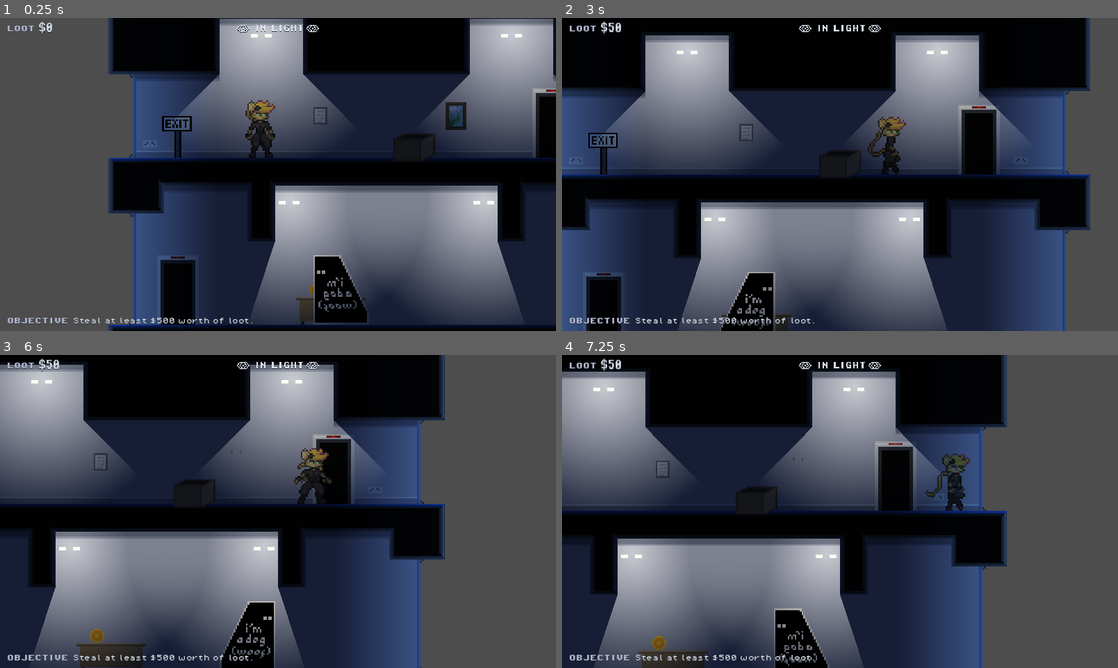
Above: before the commit, frames 1-4 (two rows, left to right).
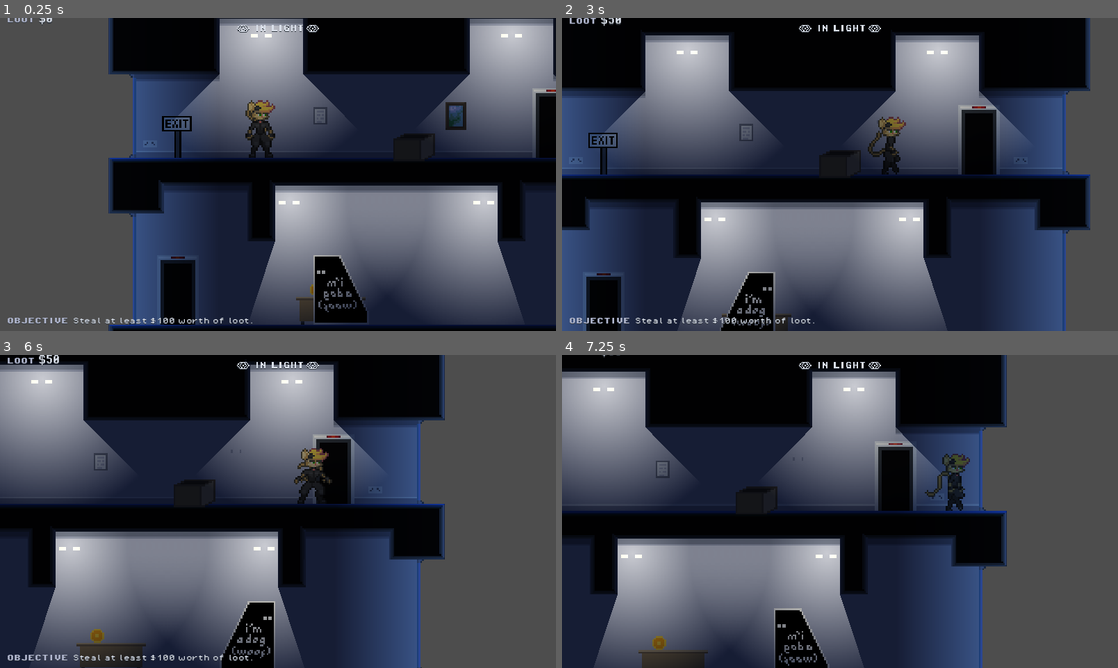
Above: after the commit, the same moments.

Repository: adamscott/catburglar
Game: Godot game, scene res://scenes/testbed.tscn
The game is run twice, just before and just after one commit, with the same random seed, the same clock (stepped at 60 frames per second) and the same inputs. The project has no main scene, so this scene is started directly.
Inputs:
- Up to frame 1 (0.25 s): no input
- Up to frame 2 (3 s): hold Right (right) 0.53-1.28 s; tap X (interact) every 0.75 s from 0.6 to 2.85 s; hold Down (down) 1.28-2.03 s; hold Right (right) from 2.03 s (still down)
- Up to frame 3 (6 s): release Right (right) at 3.53 s; hold Left (left) 3.53-5.03 s; tap X (interact) every 0.75 s from 3.6 to 5.85 s; hold Down (down) 5.03-5.78 s; hold Right (right) from 5.78 s (still down)
- Up to frame 4 (7.25 s): keep holding Right (right); tap X (interact) at 6.6 s

The runs differ from the first frame. In frame 1, 0.2% of the frame differs, in the area x 1-30%, y 0-98%; in frame 2, 0.2%; in frame 3, 0.2%; in frame 4, 0.5%, in the area x 1-46%, y 0-98%.

Commit message:
Add scenario to test level

Diff:
--- a/game/objects/hud.gd
+++ b/game/objects/hud.gd
@@ -1,4 +1,8 @@
 extends CanvasLayer
+
+const LOOT_SHOW_TIME : float = 3.0
+const OBJECTIVE_SHOW_TIME : float = 6.0
+const MOVE_SPEED : float = 4.0
 
 @export_node_path("Node2D") var path_player
 @onready var player : Node2D = get_node(path_player)
@@ -6,12 +10,33 @@
 @onready var texture_in_light : TextureRect = $Texture_InLight
 @onready var texture_in_shadow : TextureRect = $Texture_InShadow
 @onready var texture_hidden : TextureRect = $Texture_Hidden
-@onready var label_loot_value : Label = $Label_Loot_Value
+@onready var label_loot_value : Label = $Loot/Label_Loot_Value
+@onready var label_objective_value : Label = $Objective/Label_Objective_Value
+@onready var loot : Control = $Loot
+@onready var objective : Control = $Objective
+
+var loot_show_time : float = 0.0
+var objective_show_time : float = 0.0
 
 func update_loot_value(loot : int) -> void:
 	label_loot_value.text = "$" + str(loot)
+
+func update_objective_value(objective : String) -> void:
+	label_objective_value.text = objective
+
+func show_loot() -> void:
+	loot_show_time = LOOT_SHOW_TIME
+
+func show_objective() -> void:
+	objective_show_time = OBJECTIVE_SHOW_TIME
 
 func _physics_process(delta : float) -> void:
 	texture_in_light.visible = player.lit and !player.obscured
 	texture_in_shadow.visible = !player.lit
 	texture_hidden.visible = player.lit and player.obscured
+	var loot_target_pos : float = 16.0 if loot_show_time > 0.0 else -16.0
+	var objective_target_pos : float = 688.0 if objective_show_time > 0.0 else 752.0
+	if loot_show_time > 0.0: loot_show_time -= delta
+	if objective_show_time > 0.0: objective_show_time -= delta
+	loot.position.y = lerp(loot.position.y, loot_target_pos, MOVE_SPEED * delta)
+	objective.position.y = lerp(objective.position.y, objective_target_pos, MOVE_SPEED * delta)
--- a/game/objects/hud.tscn
+++ b/game/objects/hud.tscn
@@ -55,12 +55,18 @@
 expand_mode = 2
 stretch_mode = 4
 
-[node name="Label_Loot_Label" type="Label" parent="."]
-texture_filter = 1
+[node name="Loot" type="Control" parent="."]
+layout_mode = 3
+anchors_preset = 0
 offset_left = 16.0
 offset_top = 16.0
-offset_right = 80.0
-offset_bottom = 39.0
+offset_right = 256.0
+offset_bottom = 32.0
+
+[node name="Label_Loot_Label" type="Label" parent="Loot"]
+texture_filter = 1
+offset_right = 64.0
+offset_bottom = 23.0
 theme_override_colors/font_color = Color(0.701961, 0.72549, 0.819608, 1)
 theme_override_colors/font_shadow_color = Color(0.2, 0.223529, 0.254902, 1)
 theme_override_constants/shadow_offset_x = 0
@@ -70,12 +76,12 @@
 theme_override_font_sizes/font_size = 16
 text = "LOOT"
 
-[node name="Label_Loot_Value" type="Label" parent="."]
+[node name="Label_Loot_Value" type="Label" parent="Loot"]
 texture_filter = 1
-offset_left = 88.0
-offset_top = 4.0
-offset_right = 154.0
-offset_bottom = 39.0
+offset_left = 72.0
+offset_top = -12.0
+offset_right = 138.0
+offset_bottom = 23.0
 theme_override_colors/font_color = Color(0.854902, 0.878431, 0.917647, 1)
 theme_override_colors/font_shadow_color = Color(0.2, 0.223529, 0.254902, 1)
 theme_override_constants/shadow_offset_x = 0
@@ -85,12 +91,18 @@
 theme_override_font_sizes/font_size = 32
 text = "$0"
 
-[node name="Label_Objective_Label" type="Label" parent="."]
-texture_filter = 1
+[node name="Objective" type="Control" parent="."]
+layout_mode = 3
+anchors_preset = 0
 offset_left = 16.0
 offset_top = 688.0
-offset_right = 156.0
-offset_bottom = 711.0
+offset_right = 1024.0
+offset_bottom = 704.0
+
+[node name="Label_Objective_Label" type="Label" parent="Objective"]
+texture_filter = 1
+offset_right = 140.0
+offset_bottom = 23.0
 theme_override_colors/font_color = Color(0.701961, 0.72549, 0.819608, 1)
 theme_override_colors/font_shadow_color = Color(0.2, 0.223529, 0.254902, 1)
 theme_override_constants/shadow_offset_x = 0
@@ -101,12 +113,11 @@
 text = "OBJECTIVE"
 horizontal_alignment = 2
 
-[node name="Label_Objective_Value" type="Label" parent="."]
+[node name="Label_Objective_Value" type="Label" parent="Objective"]
 texture_filter = 1
-offset_left = 168.0
-offset_top = 688.0
-offset_right = 960.0
-offset_bottom = 707.0
+offset_left = 152.0
+offset_right = 944.0
+offset_bottom = 19.0
 theme_override_colors/font_color = Color(0.854902, 0.878431, 0.917647, 1)
 theme_override_colors/font_shadow_color = Color(0.2, 0.223529, 0.254902, 1)
 theme_override_constants/shadow_offset_x = 0
--- a/game/scenes/testbed.tscn
+++ b/game/scenes/testbed.tscn
@@ -1,6 +1,7 @@
-[gd_scene load_steps=17 format=3 uid="uid://ddmbynfaaseq6"]
+[gd_scene load_steps=18 format=3 uid="uid://ddmbynfaaseq6"]
 
 [ext_resource type="Script" path="res://scripts/level_controller.gd" id="1_6pabv"]
+[ext_resource type="Script" path="res://scripts/scenarios/scenario1.gd" id="2_d1yl0"]
 [ext_resource type="TileSet" uid="uid://chsne2qg356r2" path="res://tilesets/tileset.tres" id="3_laivw"]
 [ext_resource type="PackedScene" uid="uid://bf1drr1n10l11" path="res://objects/camera.tscn" id="4_50so7"]
 [ext_resource type="PackedScene" uid="uid://cp23fhb4v3gty" path="res://objects/player.tscn" id="4_jb0ff"]
@@ -19,8 +20,7 @@
 
 [node name="Testbed" type="Node"]
 script = ExtResource("1_6pabv")
-
-[node name="Scenario" type="Node" parent="."]
+path_scenario = NodePath("Scenario")
 
 [node name="TileMap" type="TileMap" parent="."]
 texture_filter = 1
@@ -122,6 +122,10 @@
 position = Vector2(208, 160)
 wait_time = 2.0
 
+[node name="Scenario" type="Node" parent="."]
+script = ExtResource("2_d1yl0")
+path_hud = NodePath("../HUD")
+
 [connection signal="caught" from="Player" to="." method="_on_player_caught"]
 [connection signal="stolen" from="Treasure1" to="." method="_on_treasure_stolen"]
 [connection signal="stolen" from="Treasure2" to="." method="_on_treasure_stolen"]
--- a/game/scripts/level_controller.gd
+++ b/game/scripts/level_controller.gd
@@ -1,4 +1,7 @@
 extends Node
+
+@export_node_path("Node") var path_scenario
+@onready var scenario : Node = get_node(path_scenario)
 
 @onready var hud : CanvasLayer = $HUD
 
@@ -10,3 +13,5 @@
 func _on_treasure_stolen(value : int) -> void:
 	loot += value
 	hud.update_loot_value(loot)
+	hud.show_loot()
+	scenario._on_loot_value_changed(loot)
--- /dev/null
+++ b/game/scripts/scenarios/scenario1.gd
@@ -0,0 +1,18 @@
+extends Node
+
+const LOOT_REQUIRED : int = 100
+
+@export_node_path("CanvasLayer") var path_hud
+@onready var hud = get_node(path_hud)
+
+var objective_complete : bool = false
+
+func _on_loot_value_changed(loot : int) -> void:
+	if loot >= 100 and !objective_complete:
+		hud.update_objective_value("Escape.")
+		hud.show_objective()
+		objective_complete = true
+
+func _ready() -> void:
+	hud.update_objective_value("Steal at least $100 worth of loot.")
+	hud.show_objective()
